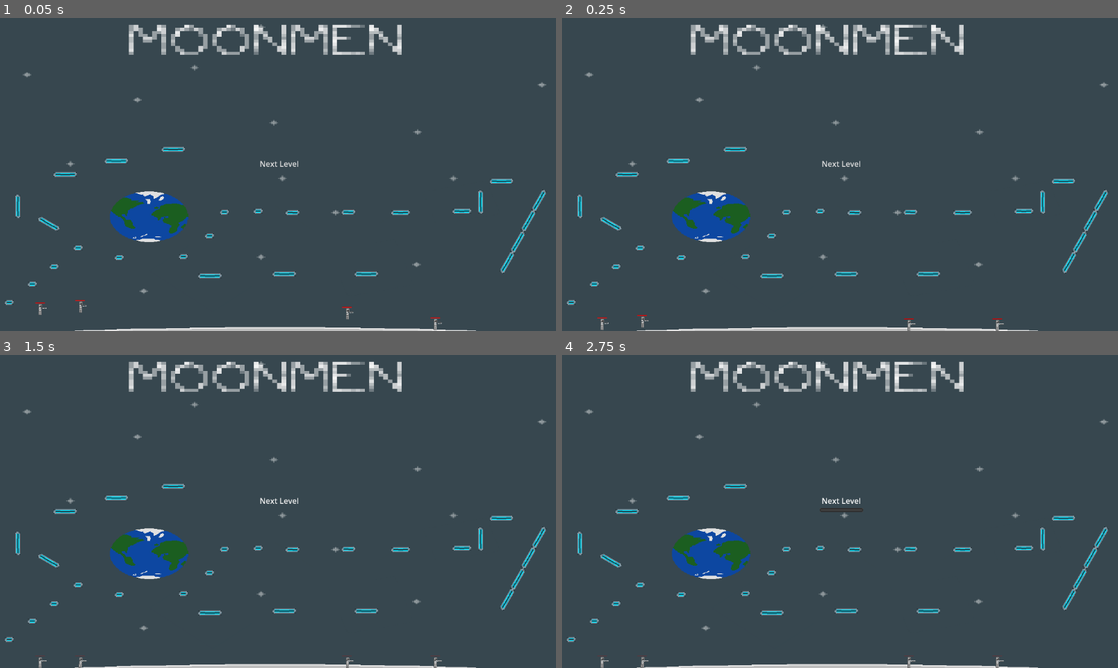
Above: before the commit, frames 1-4 (two rows, left to right).
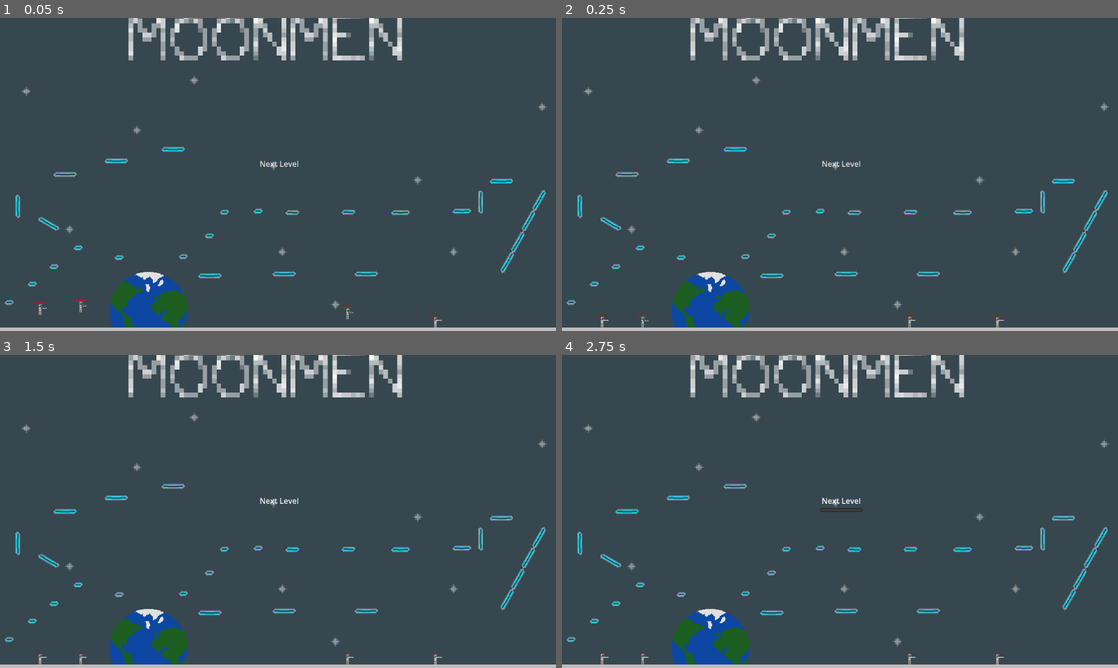
Above: after the commit, the same moments.

Repository: peterbucygamedev/MoonMen
Game: Godot game, scene res://Scenes/the_moon.tscn
Same seed, same stepped clock (60 frames per second), same inputs: the game is played once before the commit and once after it.
Inputs:
- Up to frame 1 (0.05 s): no input
- Up to frame 2 (0.25 s): no input
- Up to frame 3 (1.5 s): click "Next Level" at 0.5 s; click "Next Level" at 1.25 s
- Up to frame 4 (2.75 s): click "Next Level" at 2 s

The runs differ from the first frame. In frame 1, 7.5% of the frame differs, in the area x 0-100%, y 0-100%; in frame 2, 7.6%; in frame 3, 7.6%; in frame 4, 7.6%.

Commit message:
controls

Diff:
--- a/Scenes/bullet.tscn
+++ b/Scenes/bullet.tscn
@@ -35,5 +35,10 @@
 
 [node name="AudioStreamPlayer2D" type="AudioStreamPlayer2D" parent="."]
 
+[node name="Timer" type="Timer" parent="."]
+wait_time = 10.0
+one_shot = true
+
 [connection signal="body_shape_entered" from="." to="." method="_on_body_shape_entered"]
 [connection signal="body_entered" from="Area2D" to="." method="_on_area_2d_body_entered"]
+[connection signal="timeout" from="Timer" to="." method="_on_timer_timeout"]
--- /dev/null
+++ b/Scenes/mars.tscn
@@ -0,0 +1,3 @@
+[gd_scene format=3 uid="uid://beny07vkcgcvr"]
+
+[node name="Mars" type="Node2D"]
--- a/Scenes/moon_level.tscn
+++ b/Scenes/moon_level.tscn
@@ -75,6 +75,7 @@
 
 [node name="player" parent="players" instance=ExtResource("3_t8bgn")]
 position = Vector2(-493, 273)
+playerNumber = 0
 
 [node name="player2" parent="players" instance=ExtResource("3_t8bgn")]
 position = Vector2(-410, 268)
--- a/Scenes/moon_station.tscn
+++ b/Scenes/moon_station.tscn
@@ -161,6 +161,7 @@
 
 [node name="player" parent="players" instance=ExtResource("1_ysaun")]
 position = Vector2(-560, 297)
+playerNumber = 0
 
 [node name="player2" parent="players" instance=ExtResource("1_ysaun")]
 position = Vector2(-517, 297)
--- a/Scenes/player.tscn
+++ b/Scenes/player.tscn
@@ -13,6 +13,38 @@
 [sub_resource type="RectangleShape2D" id="RectangleShape2D_l6b1r"]
 size = Vector2(27, 25)
 
+[sub_resource type="AtlasTexture" id="AtlasTexture_l6req"]
+atlas = ExtResource("2_1g58m")
+region = Rect2(0, 0, 25, 33)
+
+[sub_resource type="AtlasTexture" id="AtlasTexture_5vs1i"]
+atlas = ExtResource("2_1g58m")
+region = Rect2(25, 0, 25, 33)
+
+[sub_resource type="AtlasTexture" id="AtlasTexture_7meh4"]
+atlas = ExtResource("3_a2hm7")
+region = Rect2(50, 33, 25, 33)
+
+[sub_resource type="AtlasTexture" id="AtlasTexture_bitm5"]
+atlas = ExtResource("3_a2hm7")
+region = Rect2(75, 33, 25, 33)
+
+[sub_resource type="AtlasTexture" id="AtlasTexture_opo1n"]
+atlas = ExtResource("3_a2hm7")
+region = Rect2(0, 66, 25, 33)
+
+[sub_resource type="AtlasTexture" id="AtlasTexture_5ep82"]
+atlas = ExtResource("3_a2hm7")
+region = Rect2(25, 66, 25, 33)
+
+[sub_resource type="AtlasTexture" id="AtlasTexture_1tfmj"]
+atlas = ExtResource("3_a2hm7")
+region = Rect2(50, 66, 25, 33)
+
+[sub_resource type="AtlasTexture" id="AtlasTexture_lwedp"]
+atlas = ExtResource("3_a2hm7")
+region = Rect2(75, 66, 25, 33)
+
 [sub_resource type="AtlasTexture" id="AtlasTexture_ncjpy"]
 atlas = ExtResource("1_gv3uw")
 region = Rect2(50, 0, 25, 33)
@@ -29,57 +61,8 @@
 atlas = ExtResource("1_gv3uw")
 region = Rect2(25, 33, 25, 33)
 
-[sub_resource type="AtlasTexture" id="AtlasTexture_l6req"]
-atlas = ExtResource("2_1g58m")
-region = Rect2(0, 0, 25, 33)
-
-[sub_resource type="AtlasTexture" id="AtlasTexture_5vs1i"]
-atlas = ExtResource("2_1g58m")
-region = Rect2(25, 0, 25, 33)
-
-[sub_resource type="AtlasTexture" id="AtlasTexture_7meh4"]
-atlas = ExtResource("3_a2hm7")
-region = Rect2(50, 33, 25, 33)
-
-[sub_resource type="AtlasTexture" id="AtlasTexture_bitm5"]
-atlas = ExtResource("3_a2hm7")
-region = Rect2(75, 33, 25, 33)
-
-[sub_resource type="AtlasTexture" id="AtlasTexture_opo1n"]
-atlas = ExtResource("3_a2hm7")
-region = Rect2(0, 66, 25, 33)
-
-[sub_resource type="AtlasTexture" id="AtlasTexture_5ep82"]
-atlas = ExtResource("3_a2hm7")
-region = Rect2(25, 66, 25, 33)
-
-[sub_resource type="AtlasTexture" id="AtlasTexture_1tfmj"]
-atlas = ExtResource("3_a2hm7")
-region = Rect2(50, 66, 25, 33)
-
-[sub_resource type="AtlasTexture" id="AtlasTexture_lwedp"]
-atlas = ExtResource("3_a2hm7")
-region = Rect2(75, 66, 25, 33)
-
 [sub_resource type="SpriteFrames" id="SpriteFrames_phkmh"]
 animations = [{
-"frames": [{
-"duration": 1.0,
-"texture": SubResource("AtlasTexture_ncjpy")
-}, {
-"duration": 1.0,
-"texture": SubResource("AtlasTexture_tiboa")
-}, {
-"duration": 2.0,
-"texture": SubResource("AtlasTexture_hhaq4")
-}, {
-"duration": 1.0,
-"texture": SubResource("AtlasTexture_388a8")
-}],
-"loop": false,
-"name": &"crouch",
-"speed": 10.0
-}, {
 "frames": [{
 "duration": 1.0,
 "texture": SubResource("AtlasTexture_l6req")
@@ -113,6 +96,23 @@
 "loop": true,
 "name": &"moving",
 "speed": 20.0
+}, {
+"frames": [{
+"duration": 1.0,
+"texture": SubResource("AtlasTexture_ncjpy")
+}, {
+"duration": 1.0,
+"texture": SubResource("AtlasTexture_tiboa")
+}, {
+"duration": 2.0,
+"texture": SubResource("AtlasTexture_hhaq4")
+}, {
+"duration": 1.0,
+"texture": SubResource("AtlasTexture_388a8")
+}],
+"loop": false,
+"name": &"slide",
+"speed": 30.0
 }]
 
 [sub_resource type="RectangleShape2D" id="RectangleShape2D_8xmi7"]
@@ -415,7 +415,8 @@
 
 [node name="AnimatedSprite2D" type="AnimatedSprite2D" parent="."]
 sprite_frames = SubResource("SpriteFrames_phkmh")
-animation = &"idle"
+animation = &"slide"
+autoplay = "idle"
 
 [node name="weapon" type="StaticBody2D" parent="."]
 position = Vector2(0, 2)
--- a/Scenes/the_moon.tscn
+++ b/Scenes/the_moon.tscn
@@ -26,11 +26,18 @@
 
 [node name="Camera2D" type="Camera2D" parent="."]
 
+[node name="moon" type="Sprite2D" parent="."]
+position = Vector2(-1, 322)
+scale = Vector2(1.44, 1.2)
+texture = ExtResource("2_clw3q")
+region_enabled = true
+region_rect = Rect2(0, 991, 1000, 9)
+
 [node name="Sprite2D" type="Sprite2D" parent="."]
 z_index = -1
 z_as_relative = false
-position = Vector2(-4.49999, -49.5)
-scale = Vector2(1.197, 0.775)
+position = Vector2(-5, 71)
+scale = Vector2(1.2, 1.2)
 texture = ExtResource("2_clw3q")
 
 [node name="Label" type="Label" parent="."]
@@ -169,7 +176,7 @@
 [node name="Walls" type="Node" parent="."]
 
 [node name="Wall" type="StaticBody2D" parent="Walls" groups=["ground"]]
-position = Vector2(0, 325)
+position = Vector2(0, 318)
 
 [node name="CollisionShape2D" type="CollisionShape2D" parent="Walls/Wall"]
 shape = SubResource("WorldBoundaryShape2D_vnrvs")
@@ -213,6 +220,7 @@
 
 [node name="player" parent="players" instance=ExtResource("1_yn0hc")]
 position = Vector2(-493, 273)
+playerNumber = 0
 
 [node name="player2" parent="players" instance=ExtResource("1_yn0hc")]
 position = Vector2(-410, 268)
--- a/Scripts/bullet.gd
+++ b/Scripts/bullet.gd
@@ -2,6 +2,7 @@
 var speed = 750
 var damage = 10
 var bulletNumber = 0
+@onready var timer = $Timer
 
 # Called when the node enters the scene tree for the first time.
 func _ready():
@@ -10,6 +11,7 @@
 	gravity_scale = 1
 	center_of_mass_mode = 1
 	center_of_mass = Vector2(0, 0.1)
+	timer.start()
 # Called every frame. 'delta' is the elapsed time since the previous frame.
 func _process(delta):
 	#print(bulletNumber)
@@ -23,3 +25,7 @@
 		#print("hit player")
 		body.health -= damage
 		queue_free()
+
+
+func _on_timer_timeout():
+	queue_free()
--- a/Scripts/gameManager.gd
+++ b/Scripts/gameManager.gd
@@ -1,21 +1,21 @@
 extends Node
 
-var player1Speed = 500
+var player1Speed = 450
 var player1Damage = 10
 var player1Health = 100
-var player1Ammo = 100
-var player2Speed = 500
+var player1Ammo = 10
+var player2Speed = 450
 var player2Damage = 10
 var player2Health = 100
-var player2Ammo = 100
-var player3Speed = 500
+var player2Ammo = 10
+var player3Speed = 450
 var player3Damage = 10
 var player3Health = 100
-var player3Ammo = 100
-var player4Speed = 500
+var player3Ammo = 10
+var player4Speed = 450
 var player4Damage = 10
 var player4Health = 100
-var player4Ammo = 100
+var player4Ammo = 10
 var deaths = 0
 var nextLevel = false
 
--- a/Scripts/playerScript.gd
+++ b/Scripts/playerScript.gd
@@ -14,6 +14,8 @@
 @export var playerNumber = 0
 var select = false
 @onready var audio_stream_player_2d = $AudioStreamPlayer2D
+var crouching = false
+@onready var player_collision = $playerCollision
 
 # Get the gravity from the project settings to be synced with RigidBody nodes.
 var gravity = ProjectSettings.get_setting("physics/2d/default_gravity")
@@ -27,6 +29,8 @@
 	var b = bullet.instantiate()
 	audio_stream_player_2d.play()
 	if playerNumber == 0:
+		GameManager.player1Ammo -= 1
+		print(GameManager.player1Ammo)
 		b.speed = GameManager.player1Speed
 		print("current bulletSpeed for player", playerNumber, " is ", b.speed)
 		b.damage = GameManager.player1Damage
@@ -63,9 +67,9 @@
 		b.center_of_mass = Vector2(0, 0.1)
 
 
-	player.owner.add_child(b)
-	b.transform = bullet_spawn.global_transform
-	b.apply_impulse(weapon.transform.x * b.speed, Vector2(0,0))
+	#player.owner.add_child(b)
+	#b.transform = bullet_spawn.global_transform
+	#b.apply_impulse(weapon.transform.x * b.speed, Vector2(0,0))
 
 	#add_collision_exception_with(b)
 	#$weapon.add_collision_exception_with(b)
@@ -126,8 +130,12 @@
 		healthBar.play("100")
 
 
-
-
+	if Input.is_joy_button_pressed(playerNumber, 9):
+		if Input.is_action_just_pressed("slide"):
+			animated_sprite_2d.play("slide")
+			crouching = true
+	else:
+		crouching = false
 
 	if Input.get_joy_axis(playerNumber, 5):
 
@@ -138,7 +146,9 @@
 		if Input.is_action_just_released("shoot"):
 			select = false
 
-	print(select)
+
+
+	#print(select)
 
 	# Add the gravity.
 	if not is_on_floor():
@@ -147,7 +157,7 @@
 	#if Input.is_action_just_pressed("ui_accept") and is_on_floor():
 	#	velocity.y = JUMP_VELOCITY
 
-	if Input.is_joy_button_pressed(playerNumber, 0) and is_on_floor():
+	if Input.get_joy_axis(playerNumber, 4) and is_on_floor():
 		velocity.y = JUMP_VELOCITY
 		#print("button pressed")
 
@@ -158,19 +168,19 @@
 	#	velocity.x = direction * SPEED
 		#print("go")
 
-	if direction > 0.05:
+	if direction > 0.05 and crouching == false:
 		animated_sprite_2d.flip_h = false
 		sprite_2d.flip_v = false
 		velocity.x = direction * SPEED
 		animated_sprite_2d.play("moving")
 
-	elif direction < -0.05:
+	elif direction < -0.05 and crouching == false:
 		animated_sprite_2d.flip_h = true
 		sprite_2d.flip_v = true
 		velocity.x = direction * SPEED
 		animated_sprite_2d.play("moving")
 
-	else:
+	elif crouching == false:
 		velocity.x = move_toward(velocity.x, 0, SPEED)
 		#print("stop")
 		animated_sprite_2d.play("idle")
--- a/default_bus_layout.tres
+++ b/default_bus_layout.tres
@@ -5,11 +5,11 @@
 bus/1/solo = false
 bus/1/mute = false
 bus/1/bypass_fx = false
-bus/1/volume_db = 0.0
+bus/1/volume_db = -9.63278
 bus/1/send = &"Master"
 bus/2/name = &"Sound FX"
 bus/2/solo = false
 bus/2/mute = false
 bus/2/bypass_fx = false
-bus/2/volume_db = 0.0
+bus/2/volume_db = -11.952
 bus/2/send = &"Master"
--- a/project.godot
+++ b/project.godot
@@ -35,6 +35,11 @@
 "events": [Object(InputEventJoypadMotion,"resource_local_to_scene":false,"resource_name":"","device":-1,"axis":5,"axis_value":1.0,"script":null)
 ]
 }
+slide={
+"deadzone": 0.5,
+"events": [Object(InputEventJoypadButton,"resource_local_to_scene":false,"resource_name":"","device":-1,"button_index":9,"pressure":0.0,"pressed":true,"script":null)
+]
+}
 
 [rendering]
 
Not shown, changed: MoonMen.exe
Not shown, added: Scenes/pla2DD1.tmp
Not shown, added: Scenes/plaFC3A.tmp
